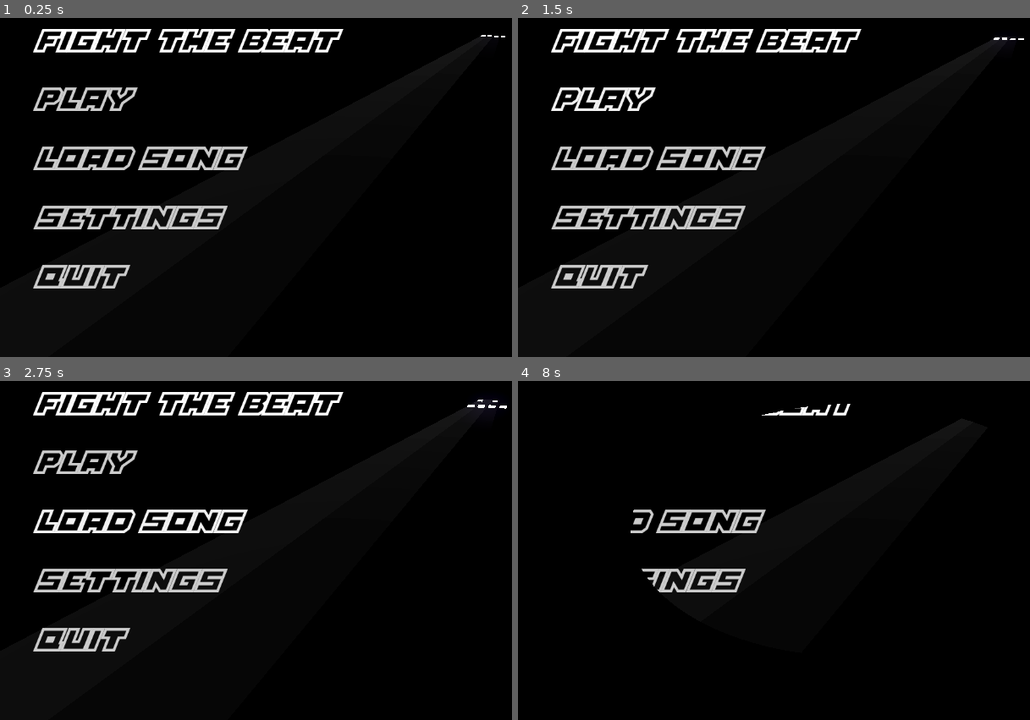
Above: before the commit, frames 1-4 (two rows, left to right).
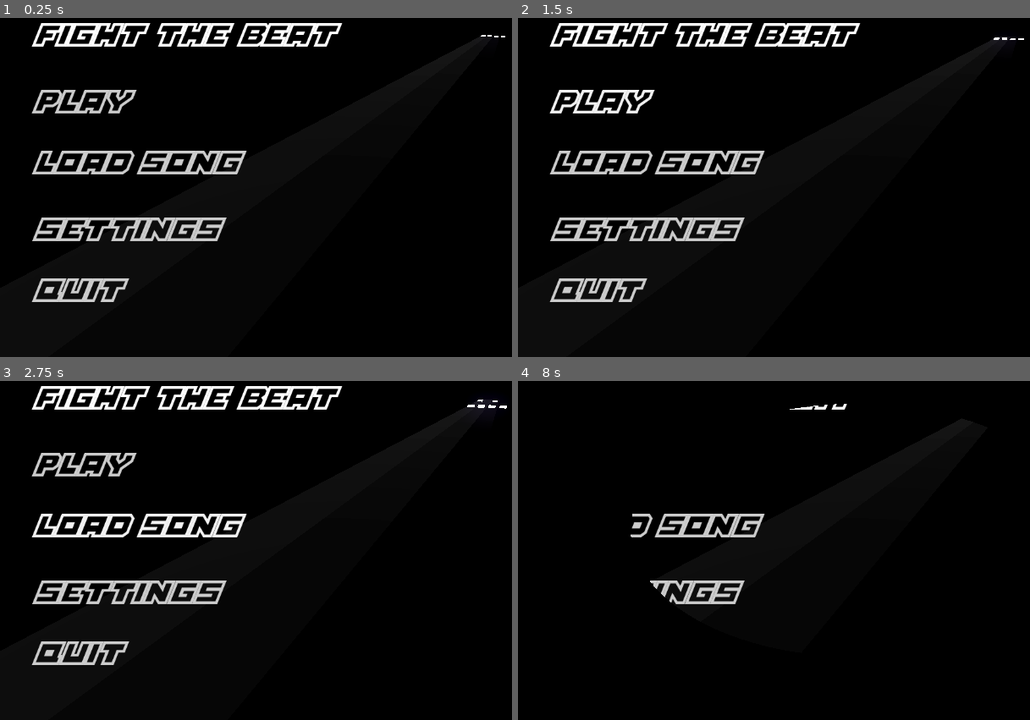
Above: after the commit, the same moments.

Repository: RafaeloxMC/fight-the-beat
Game: Godot game, scene res://scenes/ui/main_menu.tscn
Two runs of this game, one before a commit and one after it. Both use one fixed random seed, a clock stepped at 60 frames per second and the inputs below. The project has no main scene, so this scene is started directly. Sound files missing from this copy of the repository are replaced by a short silence.
Inputs:
- Up to frame 1 (0.25 s): no input
- Up to frame 2 (1.5 s): click "PLAY" at 0.5 s; click "PLAY" at 1.25 s
- Up to frame 3 (2.75 s): click "LOAD SONG" at 2 s
- Up to frame 4 (8 s): click "SETTINGS" at 2.75 s; tap Enter at 3.5 s; hold R (RIGHT_LANE) 3.53-4.25 s; tap W (ML_LANE) at 3.6 s; click "PLACEHOLDER" at 4.25 s; click "PLACEHOLDER 2" at 5 s; click "BACKGROUND - 3D" at 5.75 s; click "BACKGROUND - 2D" at 6.5 s; click "BACK" at 7.25 s

The runs differ from the first frame. In frame 1, 9.8% of the frame differs, in the area x 6-68%, y 1-84%; in frame 2, 9.8%; in frame 3, 9.8%; in frame 4, 2.8%.

Commit message:
Update main menu UI layout

Diff:
--- a/scenes/ui/main_menu.tscn
+++ b/scenes/ui/main_menu.tscn
@@ -38,22 +38,16 @@
 anchors_preset = 4
 anchor_top = 0.5
 anchor_bottom = 0.5
-offset_left = 16.0
-offset_top = -239.0
-offset_right = 440.0
-offset_bottom = 239.0
+offset_left = 64.0
+offset_top = -260.0
+offset_right = 601.0
+offset_bottom = 252.0
 grow_vertical = 2
 
 [node name="Header" type="Label" parent="Control" unique_id=208753317]
 layout_mode = 1
-anchors_preset = 5
-anchor_left = 0.5
-anchor_right = 0.5
-offset_left = -162.0
-offset_top = -11.5
-offset_right = 350.0
-offset_bottom = 64.5
-grow_horizontal = 2
+offset_right = 512.0
+offset_bottom = 76.0
 theme_override_colors/font_color = Color(1, 1, 1, 1)
 theme_override_fonts/font = ExtResource("4_uhagc")
 theme_override_font_sizes/font_size = 48
@@ -61,16 +55,12 @@
 
 [node name="Play" type="Button" parent="Control" unique_id=1202928947]
 layout_mode = 1
-anchors_preset = 8
-anchor_left = 0.5
+anchors_preset = 4
 anchor_top = 0.5
-anchor_right = 0.5
 anchor_bottom = 0.5
-offset_left = -162.0
-offset_top = -150.5
-offset_right = 238.0
-offset_bottom = -74.5
-grow_horizontal = 2
+offset_top = -142.0
+offset_right = 400.0
+offset_bottom = -66.0
 grow_vertical = 2
 theme = ExtResource("1_sl1te")
 text = "PLAY"
@@ -78,16 +68,12 @@
 
 [node name="Load Song" type="Button" parent="Control" unique_id=1289290886]
 layout_mode = 1
-anchors_preset = 8
-anchor_left = 0.5
+anchors_preset = 4
 anchor_top = 0.5
-anchor_right = 0.5
 anchor_bottom = 0.5
-offset_left = -162.0
-offset_top = -49.5
-offset_right = 238.0
-offset_bottom = 26.5
-grow_horizontal = 2
+offset_top = -38.0
+offset_right = 400.0
+offset_bottom = 38.0
 grow_vertical = 2
 theme = ExtResource("1_sl1te")
 text = "LOAD SONG"
@@ -95,16 +81,12 @@
 
 [node name="Settings" type="Button" parent="Control" unique_id=594479966]
 layout_mode = 1
-anchors_preset = 8
-anchor_left = 0.5
+anchors_preset = 4
 anchor_top = 0.5
-anchor_right = 0.5
 anchor_bottom = 0.5
-offset_left = -162.0
-offset_top = 51.5
-offset_right = 238.0
-offset_bottom = 127.5
-grow_horizontal = 2
+offset_top = 76.0
+offset_right = 400.0
+offset_bottom = 152.0
 grow_vertical = 2
 theme = ExtResource("1_sl1te")
 text = "SETTINGS"
@@ -112,17 +94,12 @@
 
 [node name="Quit" type="Button" parent="Control" unique_id=283449347]
 layout_mode = 1
-anchors_preset = 8
-anchor_left = 0.5
-anchor_top = 0.5
-anchor_right = 0.5
-anchor_bottom = 0.5
-offset_left = -162.0
-offset_top = 152.5
-offset_right = 238.0
-offset_bottom = 228.5
-grow_horizontal = 2
-grow_vertical = 2
+anchors_preset = 2
+anchor_top = 1.0
+anchor_bottom = 1.0
+offset_top = -76.0
+offset_right = 400.0
+grow_vertical = 0
 theme = ExtResource("1_sl1te")
 text = "QUIT"
 alignment = 0
